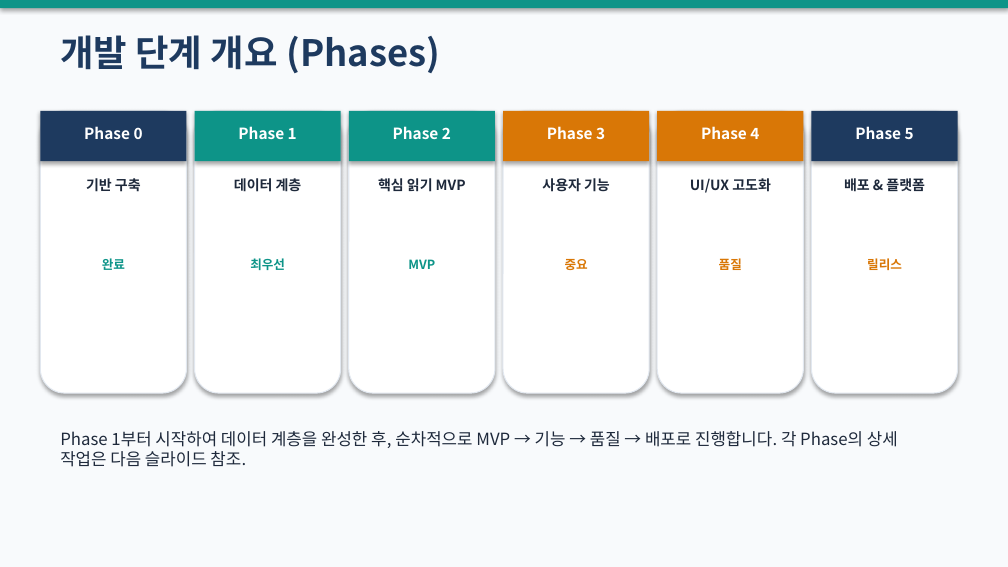
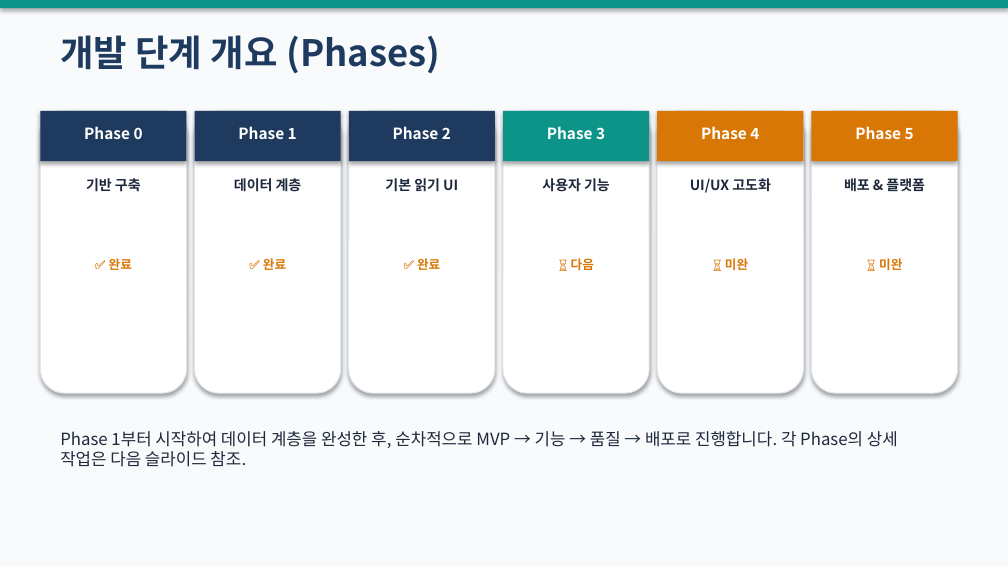
Before and after one commit to bcspl/korean-bible-app, a slide deck: slide 5 of docs/roadmap-pptx/Korean_Bible_App_Roadmap_및_작업제안_2026-06-27.pptx. Drawn at 1008x567 pixels with LibreOffice and Linux fonts; fonts in the diff are those of the drawing. Boxes give left, top, right and bottom in pixels: in the first picture for what was removed or moved away, otherwise in the second. Text is boxed around its words. In the diff, an @@ line names an element or a change of style, - is before the commit and + after.

```diff
--- a/docs/roadmap-pptx/Korean_Bible_App_Roadmap_및_작업제안_2026-06-27.pptx
+++ b/docs/roadmap-pptx/Korean_Bible_App_Roadmap_및_작업제안_2026-06-27.pptx
@@ rectangle at (195, 111, 341, 161): fill #0D9488 to #1E3A5F @@
@@ rectangle at (349, 111, 495, 161): fill #0D9488 to #1E3A5F @@
@@ rectangle at (503, 111, 649, 161): fill #D97706 to #0D9488 @@
@@ rectangle at (811, 111, 958, 161): fill #1E3A5F to #D97706 @@
@@ text at (385, 178, 458, 192): text changed @@
-핵심 읽기 MVP
+기본 읽기 UI
@@ text at (109, 258, 132, 270): text changed; text colour #0D9488 to #D97706 @@
-완료
+✅ 완료
@@ text at (263, 258, 286, 270): text changed; text colour #0D9488 to #D97706 @@
-최우선
+✅ 완료
@@ text at (417, 258, 440, 270): text changed; text colour #0D9488 to #D97706 @@
-MVP
+✅ 완료
@@ text at (571, 258, 594, 270): text changed @@
-중요
+⏳ 다음
@@ text at (725, 258, 748, 270): text changed @@
-품질
+⏳ 미완
@@ text at (879, 258, 902, 270): text changed @@
-릴리스
+⏳ 미완
```
Also in this commit, not shown: 3 other slides changed.
